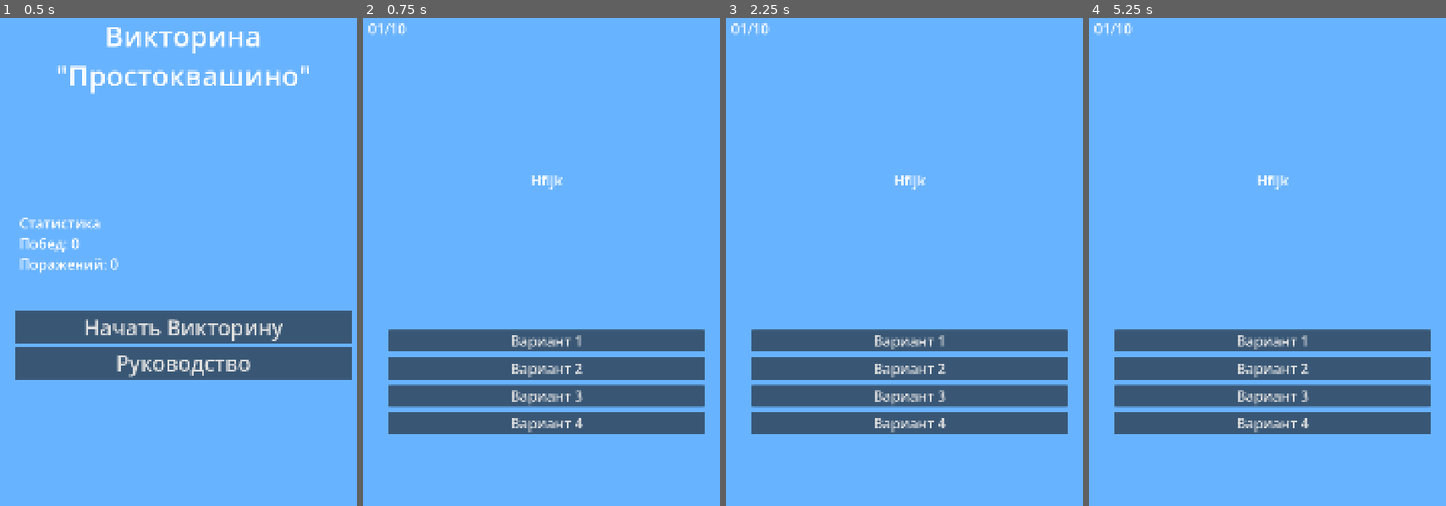
Above: before the commit, frames 1-4 (left to right).
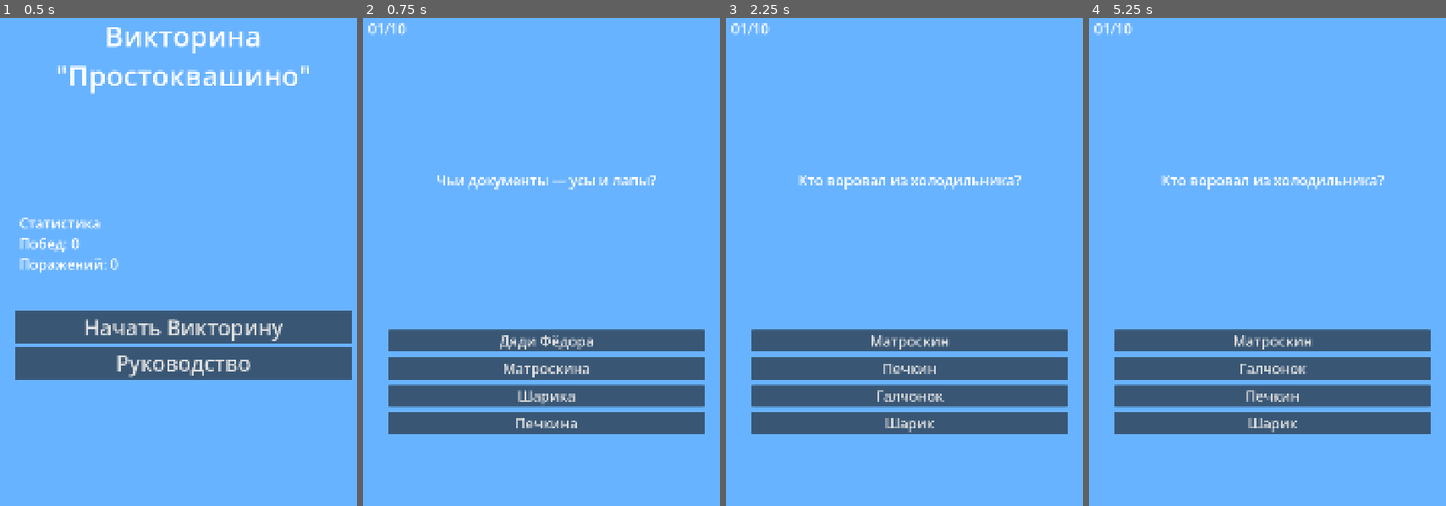
Above: after the commit, the same moments.

Repository: TronSkiviRu/Victorina
Game: Godot game, scene res://main.tscn
Same seed, same stepped clock (60 frames per second), same inputs: the game is played once before the commit and once after it.
Inputs:
- Up to frame 1 (0.5 s): no input
- Up to frame 2 (0.75 s): click "Начать Викторину" at 0.5 s
- Up to frame 3 (2.25 s): click "Вариант 1" (after the commit: "Дяди Фёдора") at 1.25 s; click "Начать Викторину" at 2 s
- Up to frame 4 (5.25 s): click "Вариант 1" (after the commit: "Матроскин") at 2.75 s; click "Руководство" at 3.5 s; click "Руководство" at 4.25 s; click "Начать Викторину" at 5 s

Frame 1 is identical in both runs. In frame 2, 2.0% of the frame differs, in the area x 20-82%, y 32-85%; in frame 3, 1.8%; in frame 4, 1.8%.

Commit message:
Created Victory

Diff:
--- a/main.gd
+++ b/main.gd
@@ -11,9 +11,10 @@
 @onready var buttons = $ControlGame/Buttons
 var number_question = 1
 
-
+var question_bank: QuestionBank
 
 func _ready() -> void:
+	question_bank = QuestionBank.new()
 	comtrol_main.show()
 	control_game.hide()
 
@@ -31,20 +32,25 @@
 	if number_question == 11:
 		finish_victorina()
 
-	label_question.text = "Hfljk"
+	var info_level = question_bank.get_question(number_question-1)
+	var wrong_answer = info_level[2]
+	wrong_answer.shuffle()
+	label_question.text = info_level[0]
 	label_number_question.text = "%02d/10" % number_question
-	var n = randi() % buttons.get_child_count()
-
+	var random_indx = randi() % buttons.get_child_count()
+	var inx_wrong = 0
 	for i in buttons.get_child_count():
 		var button = buttons.get_child(i)
 		for connection in button.pressed.get_connections():
 			button.pressed.disconnect(connection.callable)
-		if i == n:
+		if i == random_indx:
 			button.pressed.connect(_on_right_var)
+			button.text = info_level[1]
 		else:
 			button.pressed.connect(_on_wrong_var)
+			button.text = wrong_answer[inx_wrong]
+			inx_wrong += 1
 	number_question += 1
-	print(number_question)
 
 
 func _on_right_var():
--- /dev/null
+++ b/question_bank.gd
@@ -0,0 +1,47 @@
+class_name QuestionBank
+extends RefCounted
+
+class QuestionData:
+	extends RefCounted
+
+	var question: String
+	var correct_answer: String
+	var wrong_answers: Array[String] = []
+
+	func _init(p_question: String, p_correct: String, p_wrong: Array[String]):
+		question = p_question
+		correct_answer = p_correct
+		wrong_answers = p_wrong
+
+	func get_shuffled_answers() -> Array[String]:
+		var all = wrong_answers + [correct_answer]
+		all.shuffle()
+		return all
+
+var questions: Array = _fill()
+
+func _fill() -> Array:
+	var ques = [
+		QuestionData.new("Как звали кота?", "Матроскин", ["Леопольд", "Гарфилд", "Базилио"]),
+		QuestionData.new("Кто работал почтальоном?", "Печкин", ["Шарик", "Дядя Фёдор", "Папа"]),
+		QuestionData.new("Фамилия Дяди Фёдора?", "Свекольников", ["Морковкин", "Картошкин", "Капустин"]),
+		QuestionData.new("Что купил Матроскин?", "Корову", ["Телёнка", "Козу", "Трактор"]),
+		QuestionData.new("Кто воровал из холодильника?", "Шарик", ["Матроскин", "Печкин", "Галчонок"]),
+		QuestionData.new("Порода Шарика?", "Дворняжка", ["Овчарка", "Лабрадор", "Такса"]),
+		QuestionData.new("Название деревни?", "Простоквашино", ["Кисломолочное", "Сметанино", "Творожное"]),
+		QuestionData.new("Что прислал Печкин?", "Посылку", ["Письмо", "Телеграмму", "Бандероль"]),
+		QuestionData.new("С кем дружил галчонок?", "С котом", ["С Шариком", "С Печкиным", "Ни с кем"]),
+		QuestionData.new("Чьи документы — усы и лапы?", "Матроскина", ["Шарика", "Дяди Фёдора", "Печкина"])
+	]
+	return ques
+
+func get_question(indx:int):
+	if indx == 0:
+		randomize()
+		questions.shuffle()
+
+	var question = questions[indx].question
+	var true_answer = questions[indx].correct_answer
+	var list_wrong = questions[indx].wrong_answers
+
+	return [question, true_answer, list_wrong]
Not shown, added: question_bank.gd.uid
